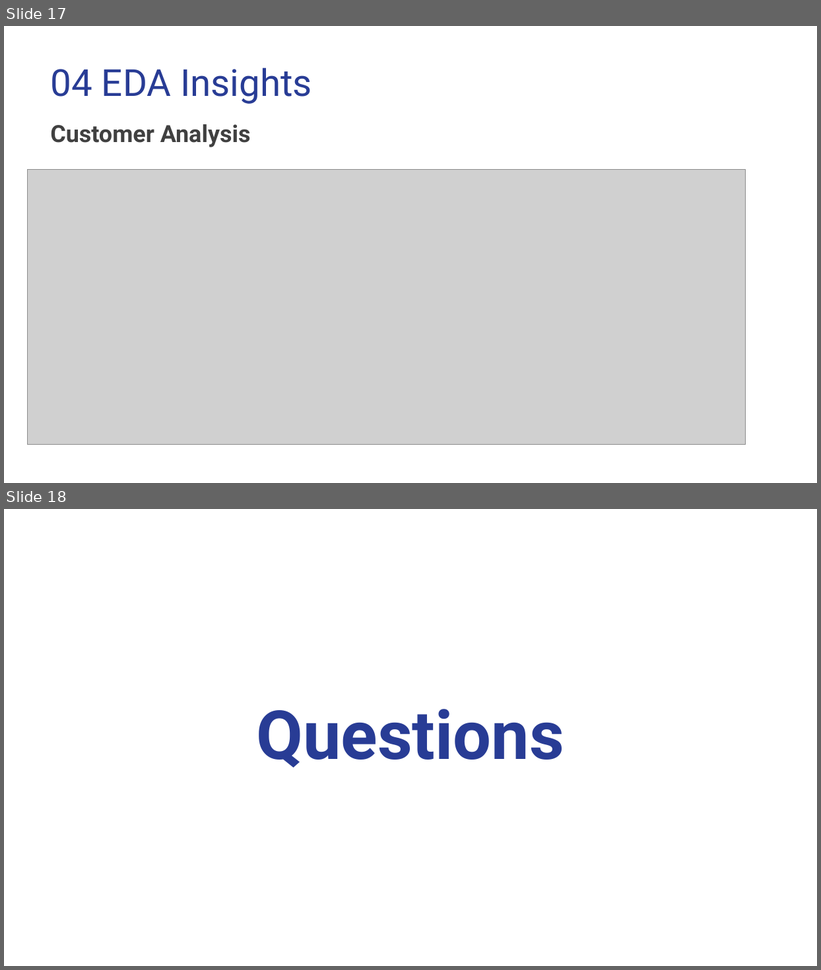
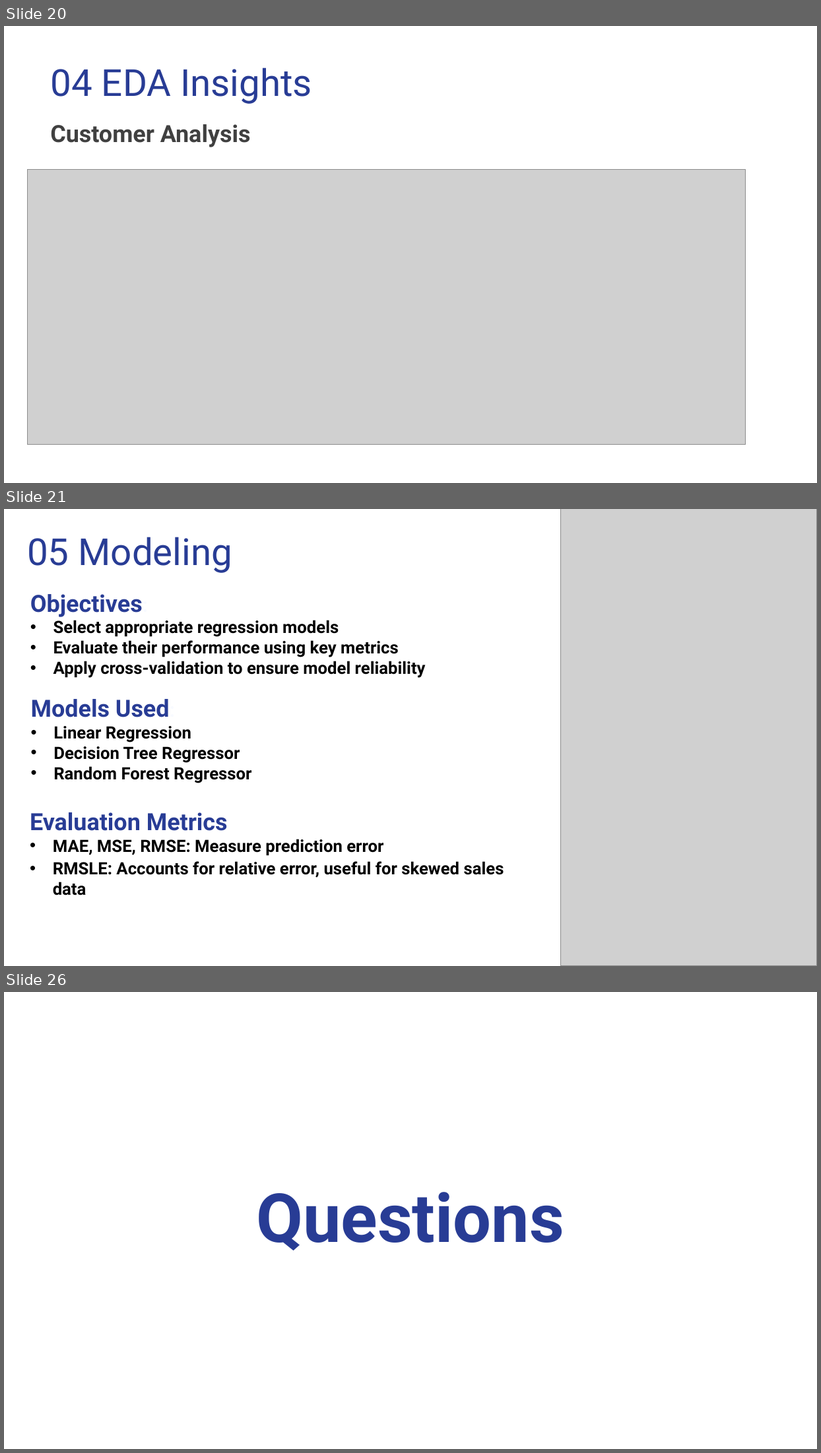
Before and after one commit to AbdallahGasem/Sales-Forecasting-and-Demand-Prediction, a slide deck: Milestones/M1/SalesForecastingandDemandPredication-Presentation.pptx. Shown one above the other, each under a label of ours: slides 17 and 18 before the commit, slides 20, 21 and 26 after it; the slides between them are not shown. The pictures are 821x970 and 821x1453 pixels, drawn with LibreOffice and Linux fonts; fonts in the diff are those of the drawing; grey boxes stand for pictures. Boxes give left, top, right and bottom in pixels: in the first picture for what was removed or moved away, otherwise in the second. Text is boxed around its words. In the diff, an @@ line names an element or a change of style, - is before the commit and + after.

Commit message:
New Data and New Models

```diff
--- a/Milestones/M1/SalesForecastingandDemandPredication-Presentation.pptx
+++ b/Milestones/M1/SalesForecastingandDemandPredication-Presentation.pptx
@@ slide 21 added at (4,509,817,966), background #FFFFFF @@
@@ picture added at (561,509,817,966) @@
@@ title added at (27,537,232,573), 44 pt, text #283C95 @@
+05 Modeling
@@ text added at (30,594,426,678), 20 pt, text #000000, bold @@
+Objectives:
+• Select appropriate regression models
+• Evaluate their performance using key metrics
+• Apply cross-validation to ensure model reliability
@@ text added at (31,699,252,784), 20 pt, text #000000, bold @@
+Models Used:
+• Linear Regression
+• Decision Tree Regressor
+• Random Forest Regressor
@@ text added at (30,813,504,878), 20 pt, text #000000, bold @@
+Evaluation Metrics
+• MAE, MSE, RMSE: Measure prediction error
+• RMSLE: Accounts for relative error, useful for skewed sales data
@@ what was slide 17 is now slide 20 @@
@@ what was slide 18 is now slide 26 @@
```
Also in this commit, not shown: 2 slides changed, 7 other slides added, 5 other files.
